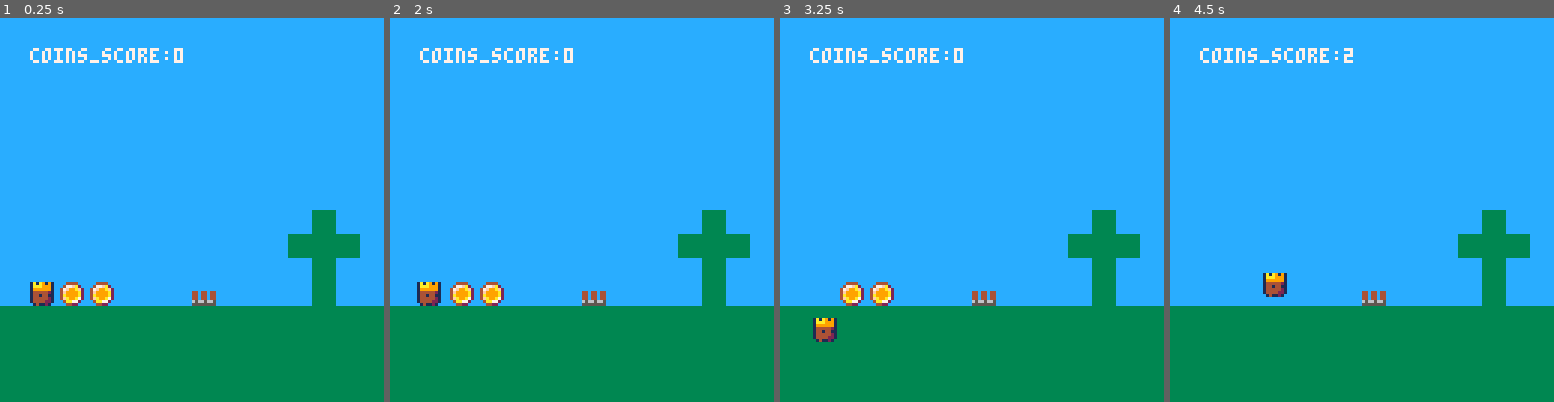
Above: before the commit, frames 1-4 (left to right).
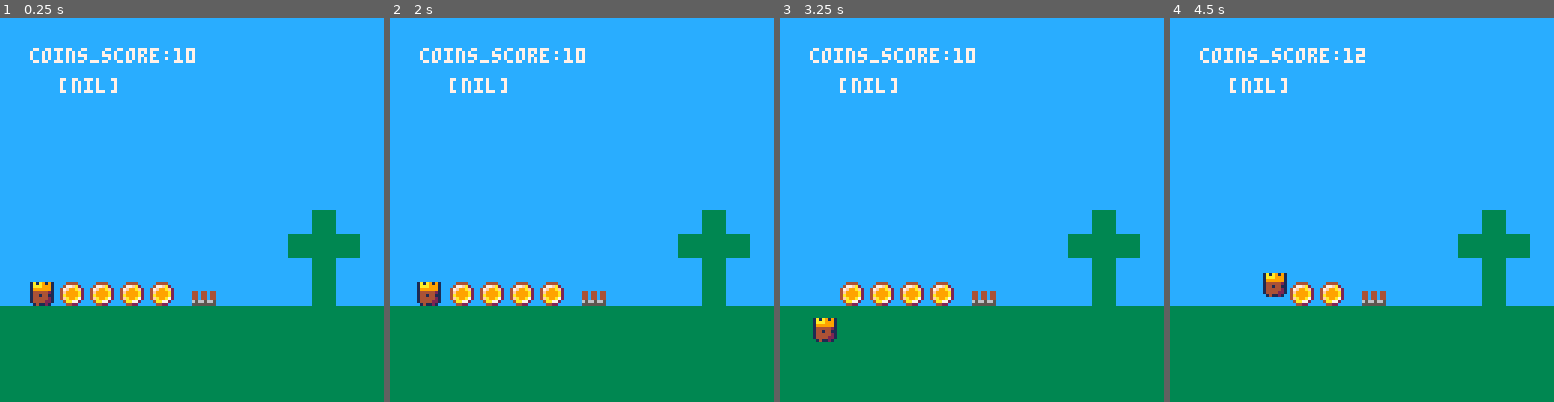
Above: after the commit, the same moments.

Repository: shen-sat/kingdom
Game: PICO-8 cartridge kingdom.p8
Same seed, same stepped clock (60 frames per second), same inputs: the game is played once before the commit and once after it.
Inputs:
- Up to frame 1 (0.25 s): no input
- Up to frame 2 (2 s): tap X (X key) at 1.07 s; hold Left from 1.97 s (still down)
- Up to frame 3 (3.25 s): tap X (X key) every 0.33 s from 2.07 to 3.07 s; release Left at 2.37 s; hold Down 2.42-2.82 s; hold Right from 2.87 s (still down)
- Up to frame 4 (4.5 s): tap X (X key) every 0.33 s from 3.4 to 4.4 s; release Right at 3.53 s; hold Up 3.58-4.08 s; hold Right from 4.13 s (still down)

The runs differ from the first frame. In frame 1, 1.0% of the frame differs, in the area x 15-51%, y 7-75%; in frame 2, 1.0%; in frame 3, 1.0%; in frame 4, 1.0%.

Commit message:
Allow archery shop to be purchased multiple times (ie thsi will turn into allowing buying arrows multiple times)

Diff:
--- a/kingdom.p8
+++ b/kingdom.p8
@@ -15,12 +15,13 @@
   camera_x = 0
   map_start_x = 0
   map_end_x = 256
-  coin_score = 0
+  coin_score = 10
   coins = {}
   buy_time = 1
   buyable_items = {}
   button_pressed = false
   button_pressed_counter = 0
+  level = 0
 
   player = {
    sprite = 0,
@@ -35,8 +36,12 @@
   --coins
   local first_coin = make_coin(20, ground_y - 8)
   local second_coin = make_coin(30, ground_y - 8)
+  local third_coin = make_coin(40, ground_y - 8)
+  local fourth_coin = make_coin(50, ground_y - 8)
   add(coins,first_coin)
   add(coins,second_coin)
+  add(coins,third_coin)
+  add(coins,fourth_coin)
 
   camp_fire = {
    sprites = {6,7},
@@ -46,6 +51,7 @@
    end,
    sprite_upgrade = function(self)
     self.sprite_index += 1
+    self.is_bought = true
    end,
    x = 64,
    y = ground_y - 8,
@@ -62,6 +68,34 @@
     buy_time = 0
    }
   }
+
+  archery_shop = {
+   sprite = 16,
+   sprite_width = 1,
+   sprite_height = 2,
+   sprite_upgrade = function(self)
+    self.arrows += 1
+    self.cost.spent = 0
+    self.is_bought = false
+   end,
+   x = 96,
+   y = ground_y - 16,
+   width = 16,
+   height = 16,
+   is_bought = false,
+   reset_cost = function(self)
+    self.cost.spent = 0
+    self.cost.buy_time = 0
+   end,
+   cost = {
+    value = 2,
+    spent = 0,
+    buy_time = 0
+   },
+   arrows = 0
+  }
+
+
   add(buyable_items,camp_fire)
 
   cam = {
@@ -110,6 +144,11 @@
   button_pressed_counter = 0
  end
 
+ if camp_fire.is_bought and level == 0 then
+  level = 1
+  add(buyable_items,archery_shop)
+ end
+
 end
 
 
@@ -118,9 +157,11 @@
  cls()
  map(0,0)
  print('coins_score:'..coin_score, 10, 10, 7)
+ print(counter, 20, 20, 7)
  for cst in all(cost_icons) do
   spr(cst.sprite,cst.x,cst.y)
  end
+
  spr(player.sprite,player.x,player.y)
  spr(camp_fire:sprite(),camp_fire.x,camp_fire.y)
  for item in all(buyable_items) do
@@ -134,6 +175,11 @@
 
  for c in all(coins) do
   spr(c.sprite,c.x,c.y)
+ end
+
+ if level == 1 then
+  spr(archery_shop.sprite,archery_shop.x,ground_y - archery_shop.height,archery_shop.sprite_width,archery_shop.sprite_height)
+  spr(archery_shop.sprite,archery_shop.x + (archery_shop.sprite_width * 8),ground_y - archery_shop.height,archery_shop.sprite_width,archery_shop.sprite_height, true, false)
  end
 end
 
@@ -154,8 +200,7 @@
   elseif not item.is_bought then
    item.cost.buy_time += 1/2
    if item.cost.buy_time >= buy_time then
-    item.is_bought = true
-    item:sprite_upgrade()
+    item:sprite_upgrade() -- this can change the is_bought attribute in campfire
    end
   end
  end
@@ -212,6 +257,22 @@
 1444442133333333cccccccc16666661144444214fa99a72440440440a9aa9a0d111111d00000000000000000000000000000000000000000000000000000000
 1444422133333333cccccccc1666dd101444422104aa772065665665675775760d1111d000000000000000000000000000000000000000000000000000000000
 0141121033333333cccccccc161d16100141121000442200555555556656656600dddd0000000000000000000000000000000000000000000000000000000000
+01111111000000000000000000000000000000000000000000000000000000000000000000000000000000000000000000000000000000000000000000000000
+19988889000000000000000000000000000000000000000000000000000000000000000000000000000000000000000000000000000000000000000000000000
+19988889000000000000000000000000000000000000000000000000000000000000000000000000000000000000000000000000000000000000000000000000
+19988889000000000000000000000000000000000000000000000000000000000000000000000000000000000000000000000000000000000000000000000000
+19988889000000000000000000000000000000000000000000000000000000000000000000000000000000000000000000000000000000000000000000000000
+19988889000000000000000000000000000000000000000000000000000000000000000000000000000000000000000000000000000000000000000000000000
+18822228000000000000000000000000000000000000000000000000000000000000000000000000000000000000000000000000000000000000000000000000
+18822228000000000000000000000000000000000000000000000000000000000000000000000000000000000000000000000000000000000000000000000000
+11111111000000000000000000000000000000000000000000000000000000000000000000000000000000000000000000000000000000000000000000000000
+11111111000000000000000000000000000000000000000000000000000000000000000000000000000000000000000000000000000000000000000000000000
+11111111000000000000000000000000000000000000000000000000000000000000000000000000000000000000000000000000000000000000000000000000
+11111111000000000000000000000000000000000000000000000000000000000000000000000000000000000000000000000000000000000000000000000000
+12222222000000000000000000000000000000000000000000000000000000000000000000000000000000000000000000000000000000000000000000000000
+14444444000000000000000000000000000000000000000000000000000000000000000000000000000000000000000000000000000000000000000000000000
+14444444000000000000000000000000000000000000000000000000000000000000000000000000000000000000000000000000000000000000000000000000
+11111111000000000000000000000000000000000000000000000000000000000000000000000000000000000000000000000000000000000000000000000000
 __map__
 0202020202020202020202020202020202020202020202020202020202020202000000000000000000000000000000000000000000000000000000000000000000000000000000000000000000000000000000000000000000000000000000000000000000000000000000000000000000000000000000000000000000000000
 0202020202020202020202020202020202020202020202020202020202020202000000000000000000000000000000000000000000000000000000000000000000000000000000000000000000000000000000000000000000000000000000000000000000000000000000000000000000000000000000000000000000000000
Not shown, changed: TODO.txt
